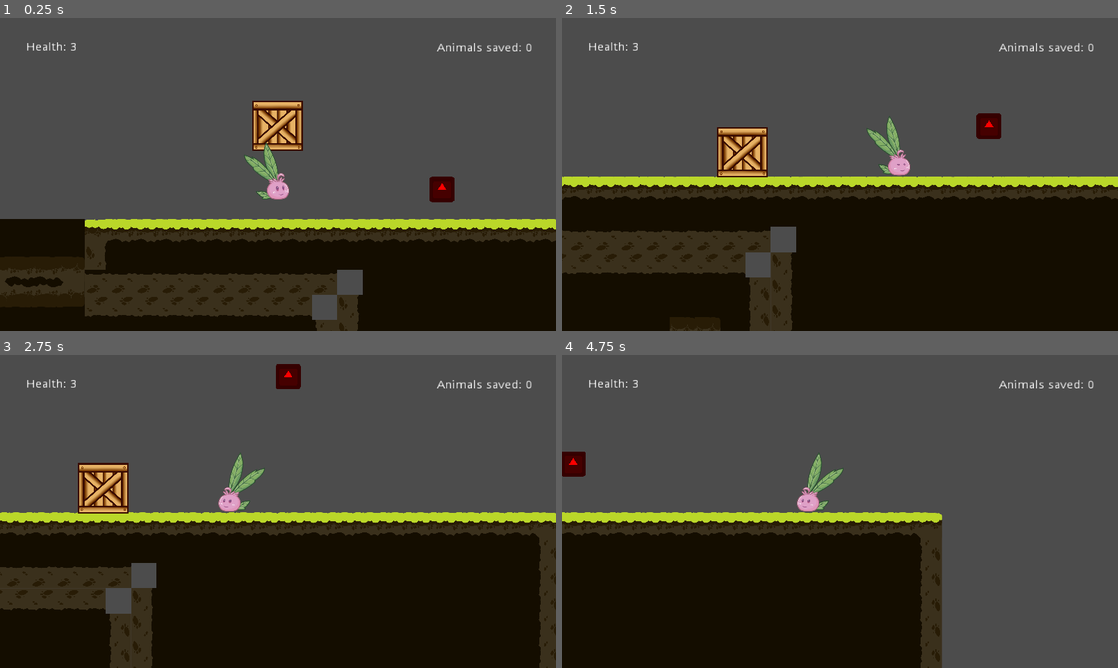
Above: before the commit, frames 1-4 (two rows, left to right).
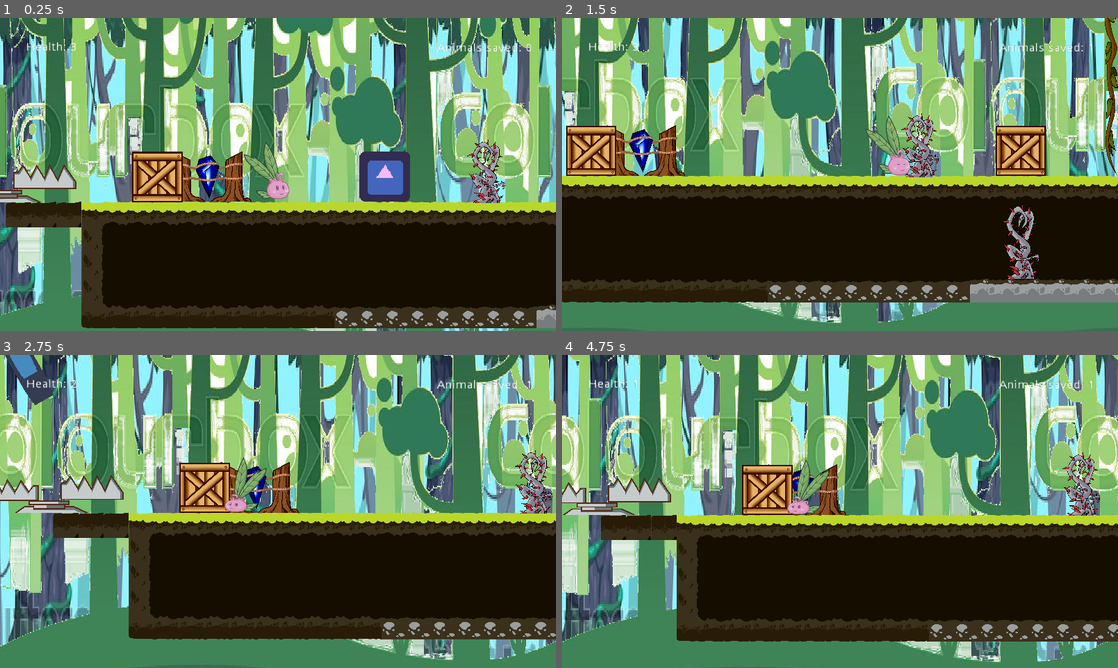
Above: after the commit, the same moments.

Repository: DamianKoch1/OnionsAdventure
Game: Godot game, scene res://Levels/Prototype 0.tscn
Same seed, same stepped clock (60 frames per second), same inputs: the game is played once before the commit and once after it. The engine's default icon, where the game draws it, is replaced by a stand-in: a white triangle on a blue panel in a dark square.
Inputs:
- Up to frame 1 (0.25 s): no input
- Up to frame 2 (1.5 s): hold Right (ui_right) from 0.53 s (still down); tap E (push) at 0.6, 1.35 s; tap Space (jump) at 0.77 s
- Up to frame 3 (2.75 s): tap Space (jump) at 1.52 s; release Right (ui_right) at 2.03 s; hold Left (ui_left) from 2.03 s (still down); tap E (push) at 2.1 s
- Up to frame 4 (4.75 s): release Left (ui_left) at 2.78 s; hold Right (ui_right) 2.78-4.28 s; tap E (push) at 2.85, 3.6, 4.35 s; tap Space (jump) at 3.02, 3.77, 4.52 s; hold Left (ui_left) from 4.28 s (still down)

The runs differ from the first frame. In frame 1, 81% of the frame differs, in the area x 0-100%, y 0-100%; in frame 2, 70%; in frame 3, 72%; in frame 4, 83%.

Commit message:
added placeholder backgrounds and parallaxing

Diff:
--- a/Levels/Level 1.tscn
+++ b/Levels/Level 1.tscn
@@ -100,7 +100,7 @@
 custom_solver_bias = 0.0
 extents = Vector2( 10, 10 )
 
-[node name="Level 1" instance=ExtResource( 1 )]
+[node name="Level 1" index="0" instance=ExtResource( 1 )]
 
 _sections_unfolded = [ "Transform" ]
 
@@ -952,6 +952,18 @@
 [node name="trappedNPC" parent="." index="85" instance=ExtResource( 19 )]
 
 position = Vector2( 4090, 150 )
+
+[node name="Sprite" parent="ParallaxBackground/ParallaxLayer" index="0"]
+
+position = Vector2( 7680, 96 )
+scale = Vector2( 1.9, 2.07407 )
+region_rect = Rect2( -16, 4, 9600, 324 )
+
+[node name="Sprite" parent="ParallaxBackground/ParallaxLayer2" index="0"]
+
+position = Vector2( 7616, 64 )
+scale = Vector2( 1.2376, 1.03051 )
+region_rect = Rect2( -20, 0, 14717.6, 590 )
 
 
 [editable path="Ladder"]
--- a/Levels/Level 2.tscn
+++ b/Levels/Level 2.tscn
@@ -61,7 +61,6 @@
 [node name="Onion" parent="." index="1"]
 
 position = Vector2( -128, 32 )
-scale = Vector2( 0.5, 0.5 )
 
 [node name="TileMap" parent="." index="2"]
 
@@ -1165,6 +1164,16 @@
 [node name="CollisionShape2D" parent="Ladder4" index="1"]
 
 visible = true
+
+[node name="Sprite" parent="ParallaxBackground/ParallaxLayer" index="0"]
+
+position = Vector2( 5280, -592 )
+scale = Vector2( 2.50964, 6.22222 )
+
+[node name="Sprite" parent="ParallaxBackground/ParallaxLayer2" index="0"]
+
+position = Vector2( 5664, -544 )
+scale = Vector2( 1.99497, 3.11548 )
 
 
 [editable path="moving Platform"]
--- a/Levels/LevelTemplate.tscn
+++ b/Levels/LevelTemplate.tscn
@@ -1,10 +1,12 @@
-[gd_scene load_steps=6 format=2]
+[gd_scene load_steps=8 format=2]
 
 [ext_resource path="res://Objects/Goal/Goal.tscn" type="PackedScene" id=1]
 [ext_resource path="res://Player/Onion.tscn" type="PackedScene" id=2]
 [ext_resource path="res://Assets/FinishedTileSet.tscn" type="PackedScene" id=3]
 [ext_resource path="res://Player/Camera.tscn" type="PackedScene" id=4]
 [ext_resource path="res://Objects/Spawnpoint/Spawnpoint.tscn" type="PackedScene" id=5]
+[ext_resource path="res://Assets/Background/bg placeholder1.png" type="Texture" id=6]
+[ext_resource path="res://Assets/Background/bg placeholder2.png" type="Texture" id=7]
 
 [node name="Node2D" type="Node2D"]
 
@@ -23,3 +25,50 @@
 [node name="Spawnpoint" parent="." index="4" instance=ExtResource( 5 )]
 
 position = Vector2( -32, 32 )
+
+[node name="ParallaxBackground" type="ParallaxBackground" parent="." index="5"]
+
+layer = -1
+offset = Vector2( 0, 0 )
+rotation = 0.0
+scale = Vector2( 1, 1 )
+transform = Transform2D( 1, 0, 0, 1, 0, 0 )
+scroll_offset = Vector2( 0, 0 )
+scroll_base_offset = Vector2( 0, 0 )
+scroll_base_scale = Vector2( 1, 1 )
+scroll_limit_begin = Vector2( 0, 0 )
+scroll_limit_end = Vector2( 0, 0 )
+scroll_ignore_camera_zoom = false
+
+[node name="ParallaxLayer" type="ParallaxLayer" parent="ParallaxBackground" index="0"]
+
+position = Vector2( 0, -9.53674e-007 )
+motion_scale = Vector2( 0.4, 0.4 )
+motion_offset = Vector2( 0, 0 )
+motion_mirroring = Vector2( 0, 0 )
+_sections_unfolded = [ "Motion", "Z Index" ]
+
+[node name="Sprite" type="Sprite" parent="ParallaxBackground/ParallaxLayer" index="0"]
+
+z_index = -100
+texture = ExtResource( 6 )
+region_enabled = true
+region_rect = Rect2( -1820, 4, 7676, 324 )
+_sections_unfolded = [ "Region", "Z Index" ]
+
+[node name="ParallaxLayer2" type="ParallaxLayer" parent="ParallaxBackground" index="1"]
+
+motion_scale = Vector2( 0.6, 0.6 )
+motion_offset = Vector2( 0, 0 )
+motion_mirroring = Vector2( 0, 0 )
+_sections_unfolded = [ "Motion" ]
+
+[node name="Sprite" type="Sprite" parent="ParallaxBackground/ParallaxLayer2" index="0"]
+
+position = Vector2( -64, 0 )
+scale = Vector2( 0.48, 0.373333 )
+z_index = -99
+texture = ExtResource( 7 )
+region_enabled = true
+region_rect = Rect2( -1784, 0, 7640, 590 )
+_sections_unfolded = [ "Region", "Z Index" ]
--- a/Levels/Prototype 0.tscn
+++ b/Levels/Prototype 0.tscn
@@ -19,6 +19,8 @@
 [ext_resource path="res://Enemies/Enemy.tscn" type="PackedScene" id=17]
 [ext_resource path="res://Enemies/FollowingEnemy.tscn" type="PackedScene" id=18]
 [ext_resource path="res://Objects/TrappedNPC/trappedNPC.tscn" type="PackedScene" id=19]
+[ext_resource path="res://Assets/Background/bg placeholder1.png" type="Texture" id=20]
+[ext_resource path="res://Assets/Background/bg placeholder2.png" type="Texture" id=21]
 
 [sub_resource type="Curve2D" id=1]
 
@@ -65,7 +67,7 @@
 [node name="Onion" parent="." index="4" instance=ExtResource( 4 )]
 
 editor/display_folded = true
-position = Vector2( 1300.97, -64.3183 )
+position = Vector2( 248.643, 212.61 )
 z_index = 5
 z_as_relative = false
 
@@ -111,7 +113,7 @@
 
 editor/display_folded = true
 position = Vector2( 992, 32 )
-platformSpeed = 2
+platformSpeed = 1.0
 
 [node name="State2" parent="EarthStone" index="2"]
 
@@ -121,7 +123,7 @@
 
 editor/display_folded = true
 position = Vector2( 1120, 576 )
-platformSpeed = 2
+platformSpeed = 1.0
 
 [node name="TileMap" parent="EarthStone2" index="0"]
 
@@ -136,7 +138,7 @@
 
 editor/display_folded = true
 position = Vector2( 992, 576 )
-platformSpeed = 2
+platformSpeed = 1.0
 
 [node name="FireStone" parent="EarthStone3/TileMap" index="0" instance=ExtResource( 6 )]
 
@@ -295,6 +297,55 @@
 [node name="trappedNPC" parent="." index="25" instance=ExtResource( 19 )]
 
 position = Vector2( 384, 224 )
+
+[node name="ParallaxBackground" type="ParallaxBackground" parent="." index="26"]
+
+layer = -1
+offset = Vector2( 0, 0 )
+rotation = 0.0
+scale = Vector2( 1, 1 )
+transform = Transform2D( 1, 0, 0, 1, 0, 0 )
+scroll_offset = Vector2( 0, 0 )
+scroll_base_offset = Vector2( 0, 0 )
+scroll_base_scale = Vector2( 1, 1 )
+scroll_limit_begin = Vector2( 0, 0 )
+scroll_limit_end = Vector2( 0, 0 )
+scroll_ignore_camera_zoom = true
+_sections_unfolded = [ "Scroll" ]
+
+[node name="ParallaxLayer" type="ParallaxLayer" parent="ParallaxBackground" index="0"]
+
+z_index = -100
+motion_scale = Vector2( 0.7, 0.7 )
+motion_offset = Vector2( 0, 0 )
+motion_mirroring = Vector2( 0, 0 )
+_sections_unfolded = [ "Motion", "Z Index" ]
+
+[node name="Sprite" type="Sprite" parent="ParallaxBackground/ParallaxLayer" index="0"]
+
+position = Vector2( 0, 304.551 )
+scale = Vector2( 1, 2.29062 )
+texture = ExtResource( 20 )
+region_enabled = true
+region_rect = Rect2( -1884, 0, 13456, 335 )
+_sections_unfolded = [ "Region" ]
+
+[node name="ParallaxLayer2" type="ParallaxLayer" parent="ParallaxBackground" index="1"]
+
+motion_scale = Vector2( 0.9, 0.9 )
+motion_offset = Vector2( 0, 0 )
+motion_mirroring = Vector2( 0, 0 )
+_sections_unfolded = [ "Motion" ]
+
+[node name="Sprite" type="Sprite" parent="ParallaxBackground/ParallaxLayer2" index="0"]
+
+position = Vector2( 1415.33, 153.577 )
+scale = Vector2( 0.78316, 1.28119 )
+z_index = -99
+texture = ExtResource( 21 )
+region_enabled = true
+region_rect = Rect2( -1804, 0, 15960, 604 )
+_sections_unfolded = [ "Region", "Visibility", "Z Index" ]
 
 
 [editable path="Onion"]
--- a/Objects/Box/Box.tscn
+++ b/Objects/Box/Box.tscn
@@ -3,22 +3,22 @@
 [ext_resource path="res://Objects/Box/Box.gd" type="Script" id=1]
 [ext_resource path="res://Objects/Box/asset_wooden_box_1.png" type="Texture" id=2]
 
-[sub_resource type="RectangleShape2D" id=2]
+[sub_resource type="RectangleShape2D" id=1]
 
 custom_solver_bias = 0.0
 extents = Vector2( 46.7717, 36.8304 )
 
-[sub_resource type="RectangleShape2D" id=3]
+[sub_resource type="RectangleShape2D" id=2]
 
 custom_solver_bias = 0.0
 extents = Vector2( 32, 32 )
 
-[sub_resource type="RectangleShape2D" id=4]
+[sub_resource type="RectangleShape2D" id=3]
 
 custom_solver_bias = 0.0
 extents = Vector2( 10, 10 )
 
-[node name="Box" type="KinematicBody2D"]
+[node name="Box" type="KinematicBody2D" index="0"]
 
 input_pickable = false
 collision_layer = 1
@@ -39,7 +39,7 @@
 position = Vector2( 0.0623041, 5.94025 )
 scale = Vector2( 2.98546, 2.43116 )
 build_mode = 0
-polygon = PoolVector2Array( -10.4521, -10.892, -10.457, 7.66693, 0.0262405, 10.035, 10.3693, 7.70999, 10.3768, -10.8459 )
+polygon = PoolVector2Array( -10.2332, -11.0972, 10.1808, -11.0972, 10.3716, 8.17266, 0.0215243, 10.5155, -10.3286, 7.93837 )
 
 [node name="Area2D" type="Area2D" parent="." index="2"]
 
Binary file added: Assets/Background/bg placeholder1.png
Not shown, added: Assets/Background/bg placeholder1.png.import
Binary file added: Assets/Background/bg placeholder2.png
Not shown, added: Assets/Background/bg placeholder2.png.import
Not shown: 1 places in Levels/Prototype 0.tscn that only renumber resources
Not shown: 3 places in Objects/Box/Box.tscn that only renumber resources
